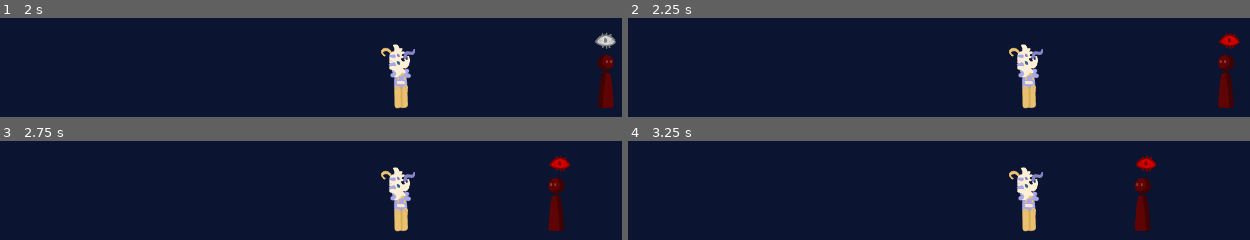
Above: before the commit, frames 1-4 (two rows, left to right).
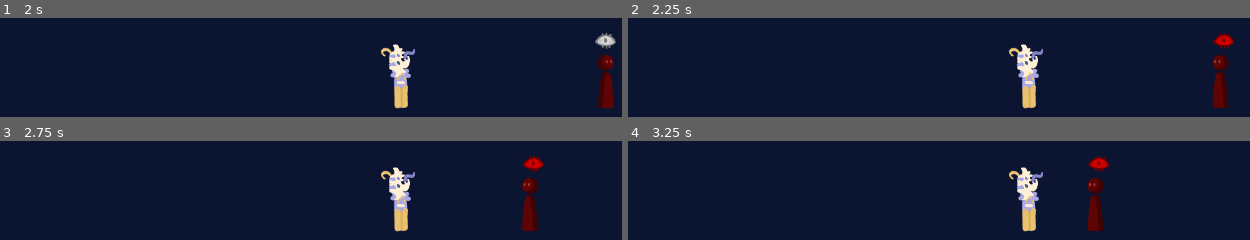
Above: after the commit, the same moments.

Repository: doofisconfused/GGJ2026
Game: Godot game, scene res://test_scene.tscn
The game is run twice, just before and just after one commit, with the same random seed, the same clock (stepped at 60 frames per second) and the same inputs. This scene is started directly instead of the project's main scene.
Inputs:
- Up to frame 1 (2 s): hold D (right) from 0.53 s (still down); tap F (feed) at 0.6 s; tap W (jump) at 0.77, 1.52 s; tap Q (mask_last) at 1.35 s
- Up to frame 2 (2.25 s): release D (right) at 2.03 s; hold A (left) from 2.03 s (still down); tap E (mask_next) at 2.1 s
- Up to frame 3 (2.75 s): keep holding A (left)
- Up to frame 4 (3.25 s): release A (left) at 2.78 s; hold D (right) from 2.78 s (still down); tap F (feed) at 2.85 s; tap W (jump) at 3.02 s

Frame 1 is identical in both runs. In frame 2, 1.7% of the frame differs, in the area x 93-99%, y 14-91%; in frame 3, 2.9%; in frame 4, 2.9%, in the area x 73-85%, y 15-91%.
Error before the commit: Invalid call. Nonexistent function 'eat' in base 'Nil'. (res://Scripts/player.gd:118)
Error after the commit: Invalid call. Nonexistent function 'eat' in base 'Nil'. (res://Scripts/player.gd:119)

Commit message:
added aggro enemy behavior
added aggressive enemy behavior - enemies who see you as ester or see you changing masks will start chasing after you and throwing firecrackers. if you can escape their vision (or enter it again as a rat or rabbit), they will eventually become neutral agan

Diff:
--- a/Prefabs/enemy.tscn
+++ b/Prefabs/enemy.tscn
@@ -26,18 +26,19 @@
 offset = Vector2(-2.9, 0)
 
 [node name="UpperRay" type="RayCast2D" parent="."]
-position = Vector2(0, -24.6667)
+position = Vector2(-12.6667, -24.6667)
 rotation = -1.5708
 target_position = Vector2(0, 400.09)
 collision_mask = 33
 
 [node name="MiddleRay" type="RayCast2D" parent="."]
+position = Vector2(-12.6667, 3.30607e-05)
 rotation = 4.71239
 target_position = Vector2(0, 400)
 collision_mask = 33
 
 [node name="LowerRay" type="RayCast2D" parent="."]
-position = Vector2(0, 20)
+position = Vector2(-12.6667, 20)
 rotation = -1.5708
 target_position = Vector2(0, 400.09)
 collision_mask = 33
--- /dev/null
+++ b/Prefabs/firecracker.tscn
@@ -0,0 +1,30 @@
+[gd_scene load_steps=4 format=3 uid="uid://dbih2bcqhjnio"]
+
+[ext_resource type="Script" uid="uid://dkhmhqh657ik8" path="res://Scripts/firecracker.gd" id="1_lvib0"]
+
+[sub_resource type="CircleShape2D" id="CircleShape2D_lvib0"]
+
+[sub_resource type="CircleShape2D" id="CircleShape2D_a1wi6"]
+
+[node name="Firecracker" type="RigidBody2D"]
+collision_layer = 64
+collision_mask = 33
+contact_monitor = true
+max_contacts_reported = 3
+script = ExtResource("1_lvib0")
+
+[node name="CollisionShape2D" type="CollisionShape2D" parent="."]
+shape = SubResource("CircleShape2D_lvib0")
+debug_color = Color(0.792883, 0.426797, 0, 0.42)
+
+[node name="Explosion" type="Area2D" parent="."]
+collision_layer = 64
+collision_mask = 35
+
+[node name="ExplosionRange" type="CollisionShape2D" parent="Explosion"]
+scale = Vector2(20, 20)
+shape = SubResource("CircleShape2D_a1wi6")
+debug_color = Color(0.995213, 0, 0.209153, 0.42)
+
+[connection signal="body_entered" from="." to="." method="_on_body_entered"]
+[connection signal="area_entered" from="Explosion" to="." method="_on_explosion_area_entered"]
--- a/Scripts/death_box.gd
+++ b/Scripts/death_box.gd
@@ -8,4 +8,4 @@
 
 func _on_area_entered(_area: Area2D) -> void:
 	#print("death box entered")
-	death.emit()
+	Global.player.death()
--- a/Scripts/enemy.gd
+++ b/Scripts/enemy.gd
@@ -6,10 +6,14 @@
 @onready var enemy_sprite: Sprite2D = $EnemySprite
 @onready var watching_eye: Sprite2D = $WatchedSymbol
 @onready var wall_detector: CollisionShape2D = $WallDetector/CollisionShape2D
+@onready var game_master: Node2D = $/root/GameMaster
 
-const SPEED = 200.0
+const SPEED: float = 200.0
+const AGGRO_SPEED: float =  300.0
 const TIME_TO_AGGRO: float = 3
 const TIME_TO_COOLDOWN: float = 10
+
+var firecracker = load("res://Prefabs/firecracker.tscn")
 
 var walkDistance: float = 500
 var origin: Vector2 = Vector2(0,0)
@@ -31,15 +35,21 @@
 # true if the player changed masks this frame. used for determining aggro.
 
 var watched_player: CharacterBody2D # permanent reference to the player after found by raycast
+var firecracker_timer: float = 3 # time before next firecracker is thrown
 
 func _ready() -> void:
 	set_walk_points()
 
 func _physics_process(delta: float) -> void:
 	enemy_sprite.flip_h = not facing_right
-	upper_ray.target_position = Vector2(0, 400 if facing_right else -400)
-	middle_ray.target_position = Vector2(0, 400 if facing_right else -400)
-	lower_ray.target_position = Vector2(0, 400 if facing_right else -400)
+	if enemy_suspicion != "aggro":
+		upper_ray.target_position = Vector2(0, 400 if facing_right else -400)
+		middle_ray.target_position = Vector2(0, 400 if facing_right else -400)
+		lower_ray.target_position = Vector2(0, 400 if facing_right else -400)
+	else:
+		upper_ray.target_position = Vector2(0, 600 if facing_right else -600)
+		middle_ray.target_position = Vector2(0, 600 if facing_right else -600)
+		lower_ray.target_position = Vector2(0, 600 if facing_right else -600)
 	wall_detector.position.x = 14 if facing_right else -14
 
 	if not is_on_floor():
@@ -94,17 +104,31 @@
 	if enemy_suspicion == "aggro":
 		aggression_timer = TIME_TO_AGGRO
 		peace_timer -= delta
+		firecracker_timer -= delta
 		watching_eye.modulate = Color.WHITE.lerp(Color.RED, peace_timer / TIME_TO_COOLDOWN)
 		if peace_timer <= 0: enemy_suspicion = "normal"
-		velocity.x = SPEED * (1 if facing_right else -1)
+
+		if global_position.distance_to(watched_player.global_position) > 10:
+			facing_right = watched_player.global_position.x > global_position.x
+			velocity.x = AGGRO_SPEED * (1 if facing_right else -1)
+		else:
+			velocity.x = 0
+
+		if firecracker_timer <= 0:
+			firecracker_timer = randf_range(2.5, 3.5)
+			throw_firecracker(watched_player.global_position)
+
+
+
 
 	if enemy_suspicion == "suspicious":
 		print(peace_timer)
 		watching_eye.modulate = Color.RED.lerp(Color.YELLOW, aggression_timer / TIME_TO_AGGRO)
 		facing_right = watched_player.global_position.x > global_position.x
-		velocity.x = 0
 		if aggression_timer <= 0: enemy_suspicion = "aggro"
 		if peace_timer <= 0: enemy_suspicion = "normal"
+
+		velocity.x = 0
 		if origin.x < destination.x:
 			if global_position.x >= destination.x:
 				facing_right = false
@@ -116,9 +140,6 @@
 				facing_right = true
 			if global_position.x >= origin.x:
 				facing_right = false
-	# if enemy is outside the two points set for them to walk, they flip
-	# sorry there's probably a more eloquent way to do this. if it doesn't work
-	# or you want it done differently i'll change it
 
 	player_changed = false
 	move_and_slide()
@@ -138,3 +159,16 @@
 	if body.is_class("StaticBody2D"):
 		facing_right = not facing_right
 	set_walk_points()
+
+
+func throw_firecracker(playerPos: Vector2) -> void:
+	var new_firecracker: RigidBody2D = firecracker.instantiate()
+	get_parent().add_child(new_firecracker)
+	new_firecracker.position = global_position
+	new_firecracker.apply_central_impulse((new_firecracker.global_position*-1+playerPos)
+		.normalized() * 700 + Vector2(0, -700))
+
+
+
+func _on_player_reset_aggro() -> void:
+	enemy_suspicion = "normal" # Replace with function body.
--- /dev/null
+++ b/Scripts/firecracker.gd
@@ -0,0 +1,36 @@
+extends RigidBody2D
+
+@onready var explosion: Area2D = $Explosion
+@onready var collider: CollisionShape2D = $CollisionShape2D
+
+var exploding: bool = false
+# whether the firecracker is flying or is frozen in place and exploding
+var flight_timer: float = 3
+# how long the firecracker should fly for before it explodes
+var persist_timer: float = 1
+#how long the explosion should last
+
+signal death()
+
+func _physics_process(delta: float) -> void:
+	contact_monitor = true
+
+	if not exploding:
+		flight_timer -= delta
+		exploding = flight_timer <= 0
+		explosion.get_child(0).disabled = true
+	else:
+		freeze = true
+		sleeping = true
+		explosion.get_child(0).disabled = false
+		persist_timer -= delta
+		if persist_timer <= 0: queue_free()
+
+
+func _on_body_entered(body: Node) -> void:
+	if not exploding:
+		exploding = true
+
+func _on_explosion_area_entered(area: Area2D) -> void:
+	print("BOOM")
+	Global.player.death()
--- a/Scripts/player.gd
+++ b/Scripts/player.gd
@@ -42,6 +42,7 @@
 var feeding : bool = false
 
 signal player_mask_change(new_mask: int)
+signal reset_aggro()
 
 func _ready() -> void:
 	Global.player = self
@@ -168,6 +169,6 @@
 	print(spawnpoint)
 
 
-
-func _on_death() -> void:
+func death() -> void:
 	global_position = spawnpoint # Replace with function body.
+	reset_aggro.emit()
--- a/project.godot
+++ b/project.godot
@@ -68,6 +68,7 @@
 }
 
 [layer_names]
+
 2d_render/layer_1="Terrain"
 2d_render/layer_2="Climbables"
 2d_physics/layer_1="Terrain"
@@ -77,4 +78,5 @@
 2d_physics/layer_5="Enemy"
 
 [rendering]
+
 environment/defaults/default_clear_color=Color(0.0431373, 0.0784314, 0.192157, 1)
--- a/test_scene.tscn
+++ b/test_scene.tscn
@@ -8,6 +8,7 @@
 [ext_resource type="PackedScene" uid="uid://bqmnxnhmf852u" path="res://Prefabs/checkpoint.tscn" id="6_4gito"]
 [ext_resource type="Script" uid="uid://cd36ehwg7kcnv" path="res://Scripts/death_box.gd" id="7_fbuy2"]
 [ext_resource type="PackedScene" uid="uid://i2eb6xaow85r" path="res://Prefabs/enemy.tscn" id="8_0k8yu"]
+[ext_resource type="PackedScene" uid="uid://dbih2bcqhjnio" path="res://Prefabs/firecracker.tscn" id="9_njel3"]
 
 [sub_resource type="RectangleShape2D" id="RectangleShape2D_3ef5b"]
 size = Vector2(4021.43, 263)
@@ -80,11 +81,17 @@
 [node name="Enemy" parent="." instance=ExtResource("8_0k8yu")]
 position = Vector2(3131, 526)
 
+[node name="Firecracker" parent="." instance=ExtResource("9_njel3")]
+position = Vector2(2463, 217)
+
 [connection signal="player_mask_change" from="Player" to="Player" method="_on_player_mask_change"]
 [connection signal="player_mask_change" from="Player" to="Enemy" method="_on_player_player_mask_change"]
+[connection signal="reset_aggro" from="Player" to="Enemy" method="_on_player_reset_aggro"]
 [connection signal="area_entered" from="BounceArea" to="Player" method="_on_lantern_area_entered"]
 [connection signal="body_entered" from="BounceArea" to="Player" method="_on_bounce_area_body_entered"]
+[connection signal="checkpoint_set" from="Checkpoint" to="Player" method="_on_checkpoint_checkpoint_set"]
 [connection signal="checkpoint_set" from="Checkpoint" to="Player" method="_on_checkpoint_set"]
-[connection signal="checkpoint_set" from="Checkpoint" to="Player" method="_on_checkpoint_checkpoint_set"]
 [connection signal="area_entered" from="DeathBox" to="DeathBox" method="_on_area_entered"]
 [connection signal="death" from="DeathBox" to="Player" method="_on_death"]
+[connection signal="body_shape_entered" from="Firecracker" to="Firecracker" method="_on_body_entered"]
+[connection signal="death" from="Firecracker" to="Player" method="_on_death"]
Not shown: 1 places in Scenes/level_1.tscn that only renumber resources
Not shown, added: Scripts/firecracker.gd.uid
Not shown: 1 places in test_scene.tscn that only renumber resources
